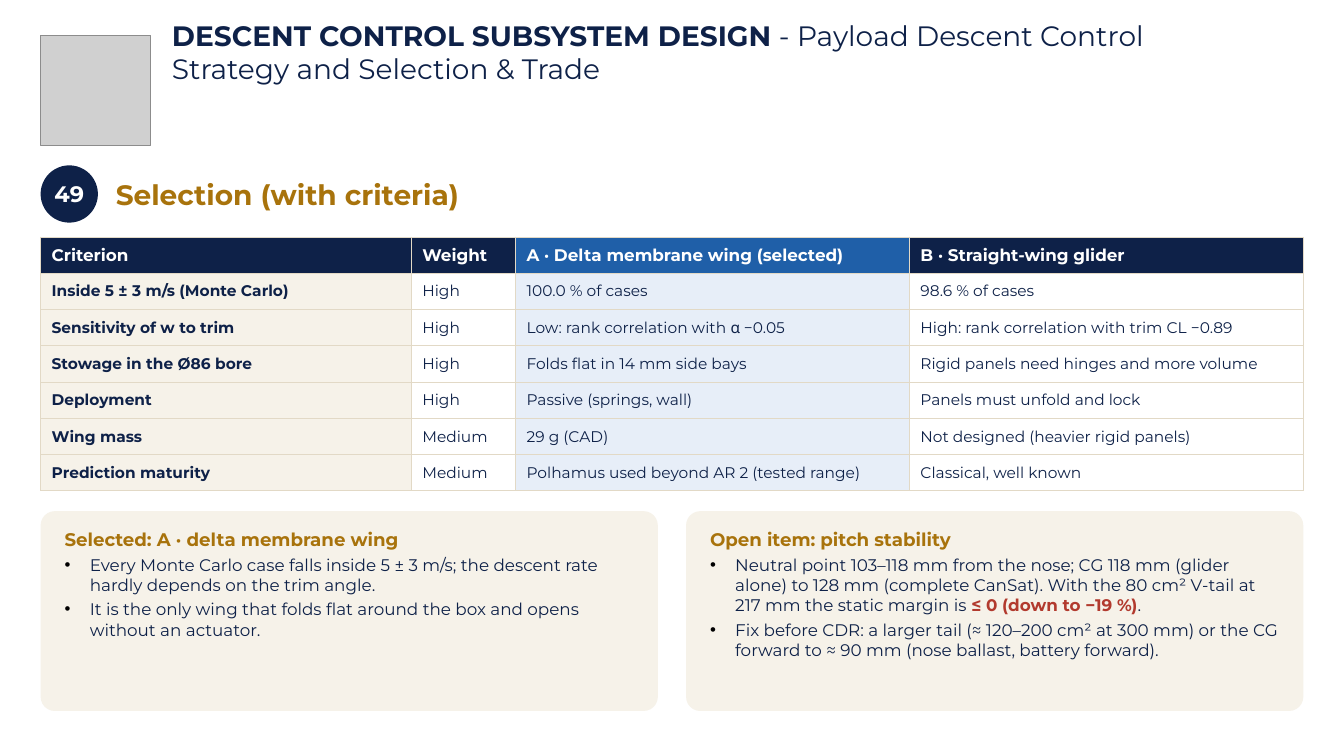
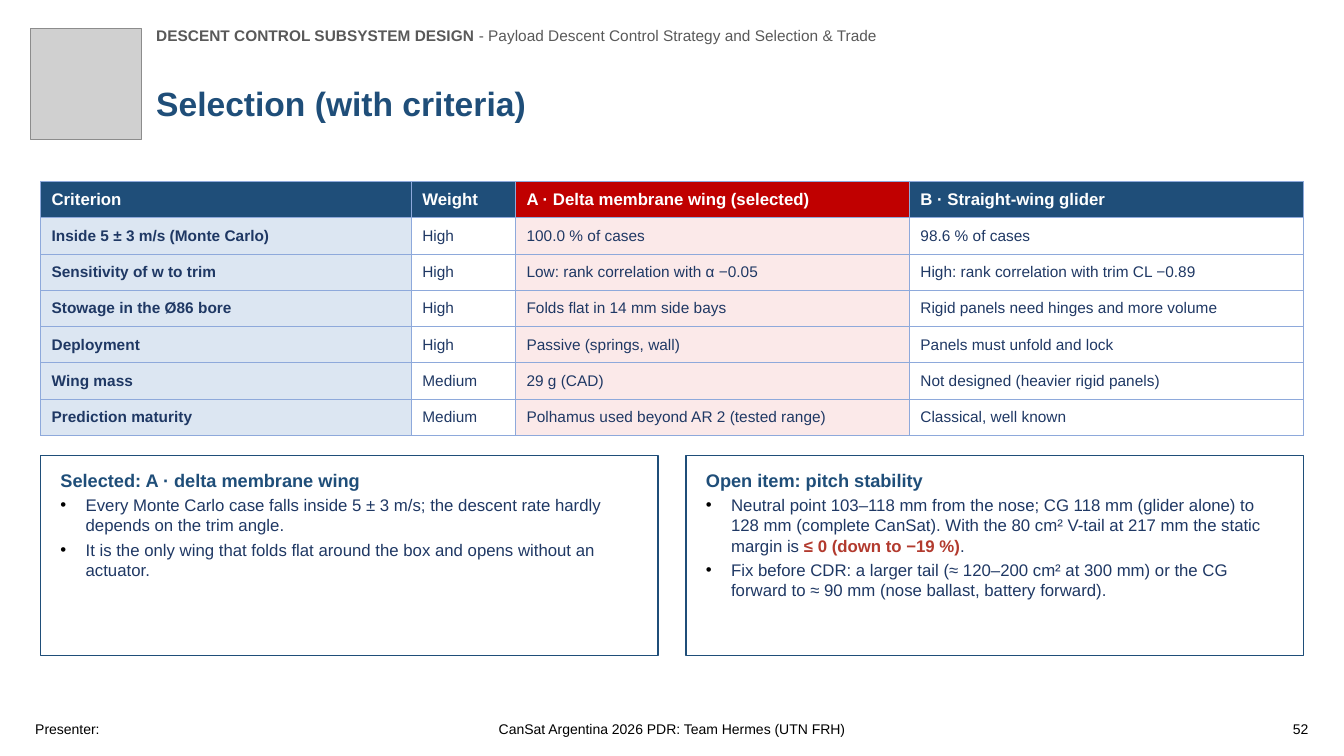
Before and after one commit to Caetano18/proyecto, a slide deck: slide 52 of cansat_pdr/laminas_plantilla/CanSat_PDR_Hermes_mecanica.pptx. Drawn at 1344x756 pixels with LibreOffice and Linux fonts; fonts in the diff are those of the drawing; grey boxes stand for pictures; background and template pictures are left out. Boxes give left, top, right and bottom in pixels: in the first picture for what was removed or moved away, otherwise in the second. Text is boxed around its words. In the diff, an @@ line names an element or a change of style, - is before the commit and + after.

```diff
--- a/cansat_pdr/laminas_plantilla/CanSat_PDR_Hermes_mecanica.pptx
+++ b/cansat_pdr/laminas_plantilla/CanSat_PDR_Hermes_mecanica.pptx
@@ picture: place and size @@
-picture at <box>40,35,150,145</box>
+picture at <box>30,28,141,139</box>
@@ text "DESCENT CONTROL SUBSYSTEM DESIGN - ...": place and size @@
-text "DESCENT CONTROL SUBSYSTEM DESIGN - ..." at <box>172,25,1143,85</box>
+text "DESCENT CONTROL SUBSYSTEM DESIGN - ..." at <box>156,30,877,44</box>
@@ text "DESCENT CONTROL SUBSYSTEM DESIGN - ..." at <box>156,30,877,44</box>: size 20 to 11 pt, font Montserrat to Arial, text colour #0E2148 to #595959 @@
@@ text "Selection (with criteria)": place and size @@
-text "Selection (with criteria)" at <box>116,183,459,211</box>
+text "Selection (with criteria)" at <box>156,91,525,123</box>
@@ text "Selection (with criteria)" at <box>156,91,525,123</box>: size 20 to 24 pt, font Montserrat to Arial, text colour #A8730C to #1F4E79 @@
@@ ellipse removed at <box>40,165,98,223</box> @@
-49
@@ table at <box>40,181,1304,436</box> @@
@@ fill #0E2148 to #1F4E79 in 3 cells @@
@@ fill #1F5FA8 to #C00000 in row 1, column 3 @@
@@ fill #F6F2E9 to #DCE6F2 in 6 cells @@
@@ fill #E7EEF8 to #FBE9E9 in 6 cells @@
@@ font Montserrat to Arial @@
@@ text colour #0E2148 to #1F3864 in "Inside 5 ± 3 m/s (Monte Carlo)", "High", "100.0 % of cases", "98.6 % of cases" and 20 more places @@
@@ borders changed @@
@@ rectangle "Selected: A · delta membrane ..." at <box>40,456,657,655</box>: font Montserrat to Arial; text colour #A8730C to #1F4E79 in "Selected: A · delta membrane wing"; text colour #0E2148 to #1F3864 in "Every Monte Carlo case falls inside 5 ...", "It is the only wing that folds ..."; rounded rectangle to rectangle; fill #F6F2E9 to #FFFFFF; outline none to #1F4E79 1 pt @@
@@ 2 rectangles, 1 table: place and size @@
-2 rectangles, 1 table at <box>40,237,1304,711</box>
+2 rectangles, 1 table at <box>40,181,1304,655</box>
@@ rectangle "Open item: pitch stability" at <box>687,456,1304,655</box>: font Montserrat to Arial; text colour #A8730C to #1F4E79 in "Open item: pitch stability"; text colour #0E2148 to #1F3864 in "Neutral point 103–118 mm from the nose; ...", "Fix before CDR: a larger tail (≈ ..."; rounded rectangle to rectangle; fill #F6F2E9 to #FFFFFF; outline none to #1F4E79 1 pt @@
@@ text added at <box>35,724,99,734</box>, 10 pt, text #000000 @@
+Presenter:
@@ text added at <box>499,724,845,737</box>, 10 pt, text #000000 @@
+CanSat Argentina 2026 PDR: Team Hermes (UTN FRH)
@@ text added at <box>1293,724,1309,734</box>, 10 pt, text #000000 @@
+52
```
Also in this commit, not shown: 107 other slides changed, 1 slide added, 33 other files.
